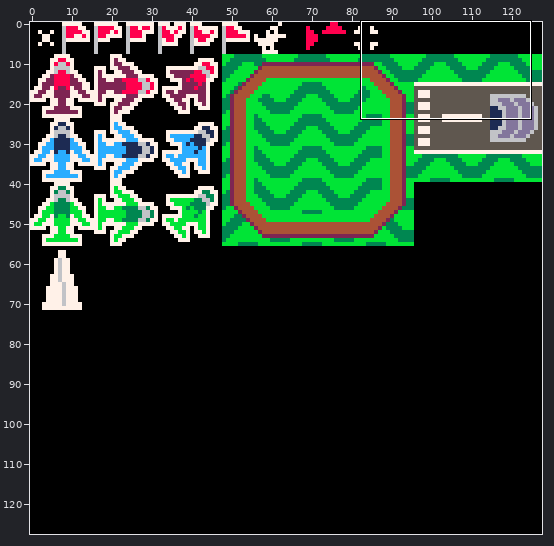
Two versions of one sprite sheet, spritesheet.png. Above, an overview of the earlier version with the close-up marked.
Close-up. Before:
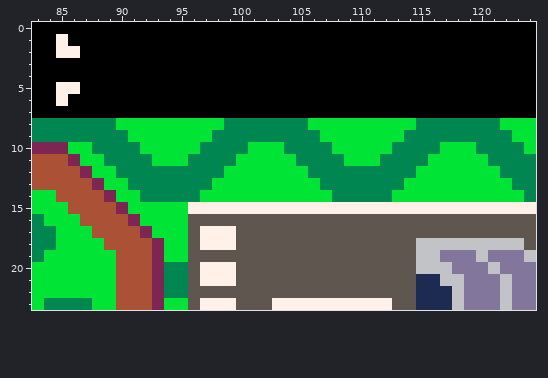
The file is 128x128 pixels. Shown: x 83..124, y 0..23.
Now the later version:
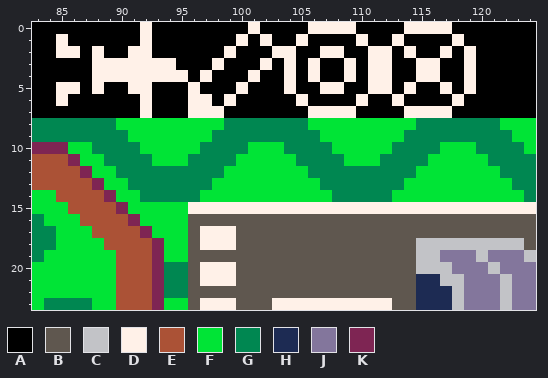
Palette (. is transparent): A #000000  B #5f574f  C #c2c3c7  D #fff1e8  E #ab5236  F #00e436  G #008751  H #1d2b53  J #83769c  K #7e2553
Diff:
y 0: x 92 A -> D; x 101 A -> D; x 106..109 AAAA -> DDDD; x 114..117 AAAA -> DDDD
y 1: x 92 A -> D; x 100 A -> D; x 102 A -> D; x 105 A -> D; x 110 A -> D; x 113 A -> D; x 118 A -> D
y 2: x 88 A -> D; x 91..92 AA -> DD; x 99 A -> D; x 103..104 AA -> DD; x 107..108 AA -> DD; x 111..112 AA -> DD; x 114 A -> D; x 117 A -> D; x 119 A -> D
y 3: x 88..94 AAAAAAA -> DDDDDDD; x 98 A -> D; x 102 A -> D; x 104 A -> D; x 106 A -> D; x 109 A -> D; x 111..112 AA -> DD; x 115..116 AA -> DD; x 119 A -> D
y 4: x 88..95 AAAAAAAA -> DDDDDDDD; x 97 A -> D; x 101 A -> D; x 104 A -> D; x 106 A -> D; x 109 A -> D; x 111..112 AA -> DD; x 115..116 AA -> DD; x 119 A -> D
y 5: x 88 A -> D; x 91..92 AA -> DD; x 96 A -> D; x 100 A -> D; x 104 A -> D; x 107..108 AA -> DD; x 111..112 AA -> DD; x 114 A -> D; x 117 A -> D; x 119 A -> D
y 6: x 92 A -> D; x 96..97 AA -> DD; x 99 A -> D; x 105 A -> D; x 110 A -> D; x 113 A -> D; x 118 A -> D
y 7: x 92 A -> D; x 96..98 AAA -> DDD; x 106..109 AAAA -> DDDD; x 114..117 AAAA -> DDDD
Boxes around the changes in both close-ups, in picture pixels (x1, y1, x2, y2):
changed: (92, 22, 476, 118)
